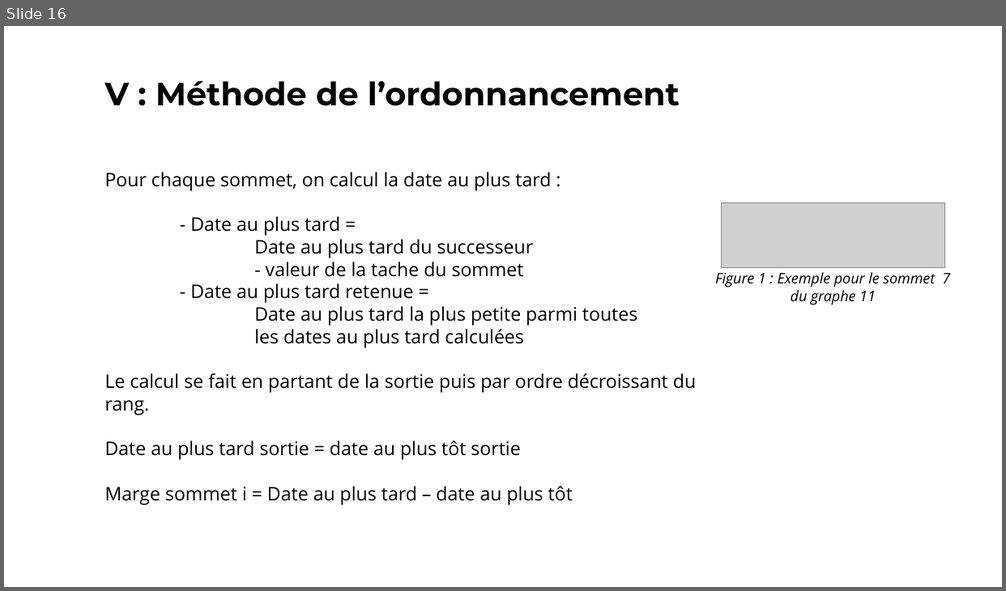
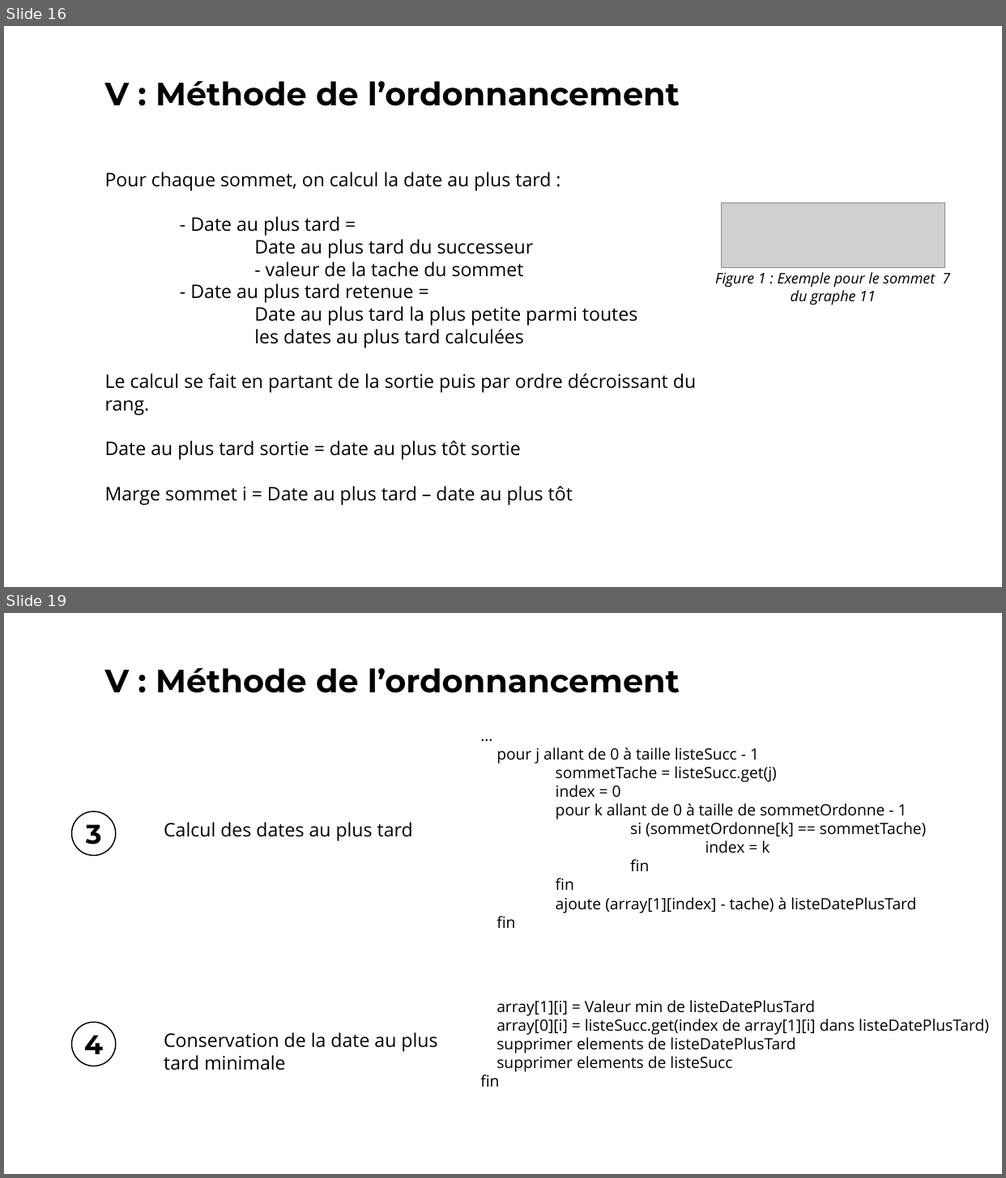
Before and after one commit to vincentdbs/ProjetTheorieDesGraphes, a slide deck: A4_Presentation.pptx. Shown one above the other, each under a label of ours: slide 16 before the commit, slides 16 and 19 after it; the slides between them are not shown. The pictures are 1006x591 and 1006x1178 pixels, drawn with LibreOffice and Linux fonts; fonts in the diff are those of the drawing; grey boxes stand for pictures. Boxes give left, top, right and bottom in pixels: in the first picture for what was removed or moved away, otherwise in the second. Text is boxed around its words. In the diff, an @@ line names an element or a change of style, - is before the commit and + after.

```diff
--- a/A4_Presentation.pptx
+++ b/A4_Presentation.pptx
@@ slide 19 added at (4, 613, 1002, 1174), background #FFFFFF @@
@@ text added at (105, 668, 680, 693), 62 pt, text #000000, bold @@
+V : Méthode de l’ordonnancement
@@ text added at (496, 747, 926, 928), 30 pt, text #000000 @@
+…
+pour j allant de 0 à taille listeSucc - 1
+sommetTache = listeSucc.get(j)
+index = 0
+pour k allant de 0 à taille de sommetOrdonne - 1
+si (sommetOrdonne[k] == sommetTache)
+index = k
+fin
+fin
+ajoute (array[1][index] - tache) à listeDatePlusTard
+fin
@@ ellipse added at (72, 811, 116, 856), outline #000000 2.25 pt @@
@@ text added at (86, 824, 102, 845), 52 pt, text #000000, bold @@
+3
@@ text added at (164, 822, 413, 841), 36 pt, text #000000 @@
+Calcul des dates au plus tard
@@ text added at (480, 1000, 989, 1087), 30 pt, text #000000 @@
+array[1][i] = Valeur min de listeDatePlusTard
+array[0][i] = listeSucc.get(index de array[1][i] dans listeDatePlusTard)
+supprimer elements de listeDatePlusTard
+supprimer elements de listeSucc
+fin
@@ ellipse added at (72, 1022, 116, 1067), outline #000000 2.25 pt @@
@@ text added at (84, 1035, 103, 1054), 52 pt, text #000000, bold @@
+4
@@ text added at (164, 1033, 437, 1071), 36 pt, text #000000 @@
+Conservation de la date au plus tard minimale
```
Also in this commit, not shown: 2 slides changed, 3 other slides added.
